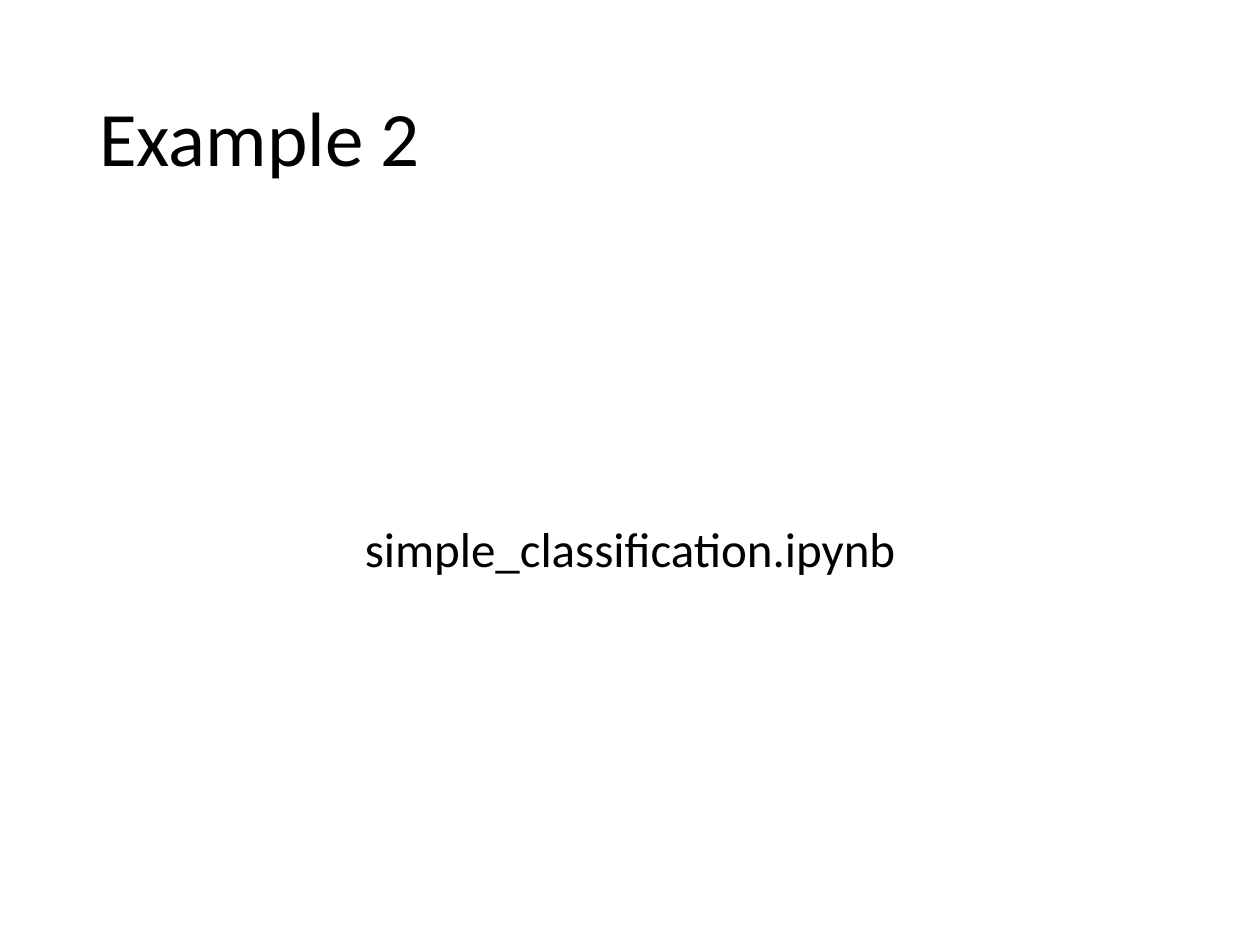
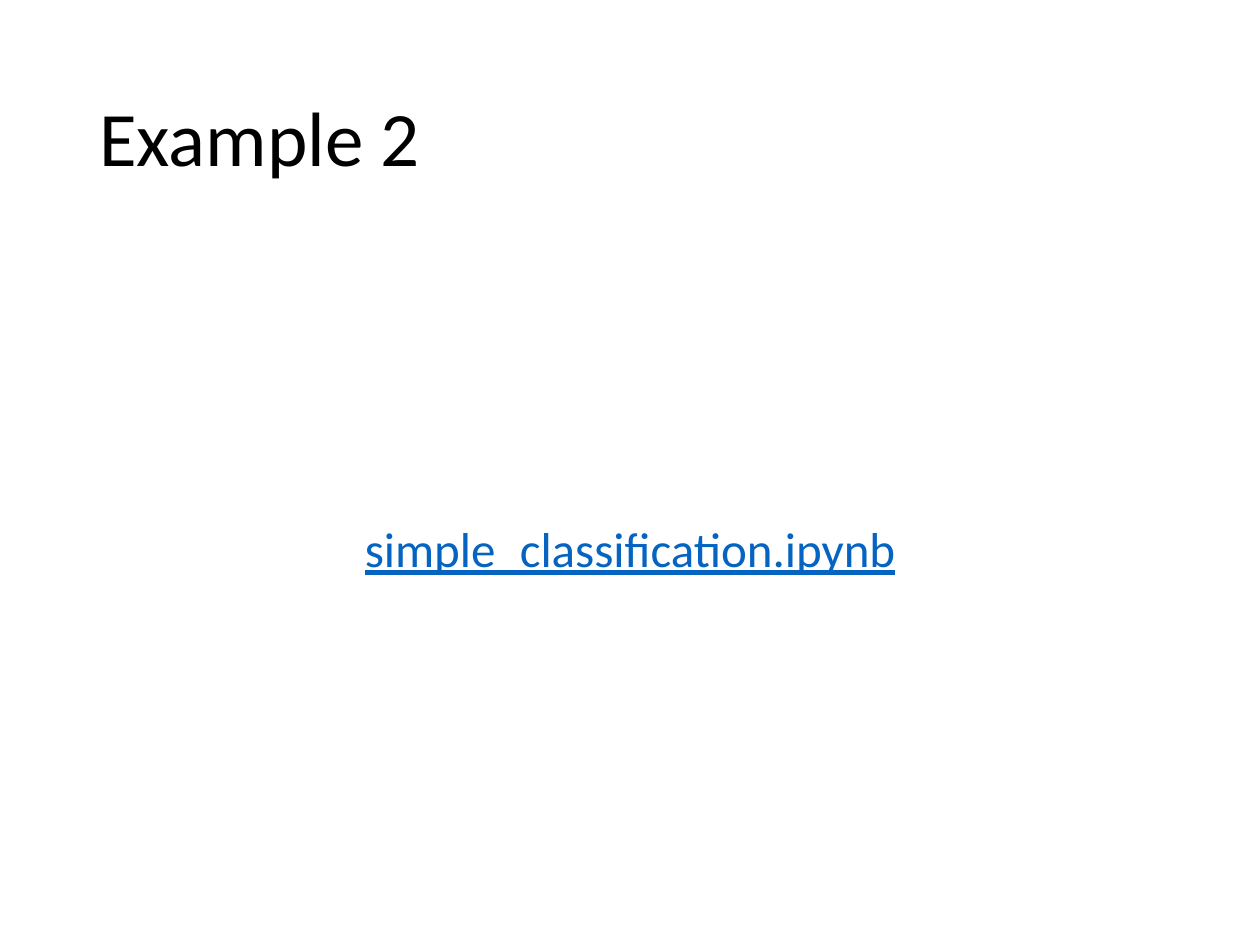
Before and after one commit to jkingphd/practical_bayes_opt, a slide deck: slide 10 of Data_science_nashville_jkk.pptx. Drawn at 1260x945 pixels with LibreOffice and Linux fonts; fonts in the diff are those of the drawing. Boxes give left, top, right and bottom in pixels: in the first picture for what was removed or moved away, otherwise in the second. Text is boxed around its words. In the diff, an @@ line names an element or a change of style, - is before the commit and + after.

```diff
--- a/Data_science_nashville_jkk.pptx
+++ b/Data_science_nashville_jkk.pptx
@@ text "simple_classification.ipynb" at box(365, 533, 895, 575): text colour #000000 to #0563C1, underline on @@
```
Also in this commit, not shown: 3 other slides changed.
